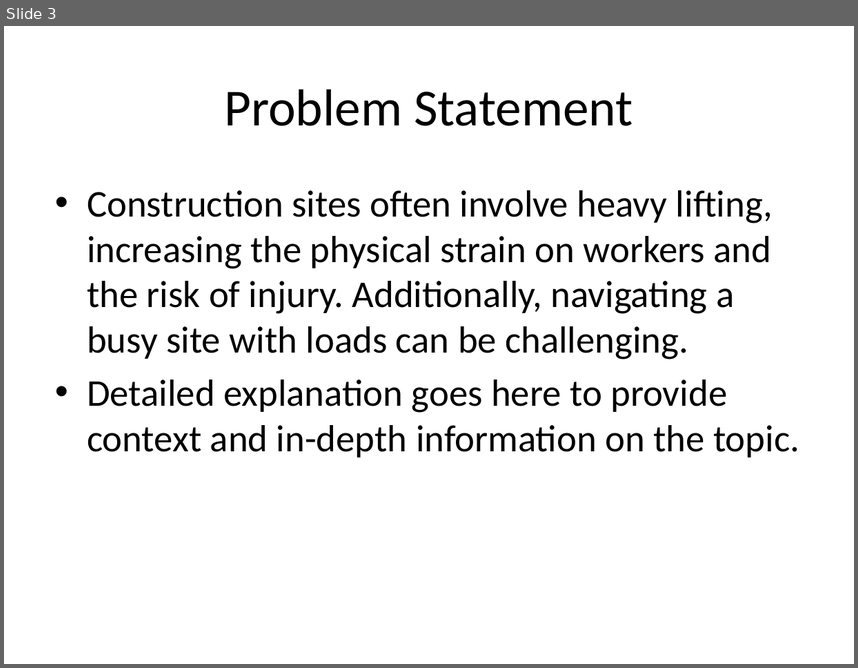
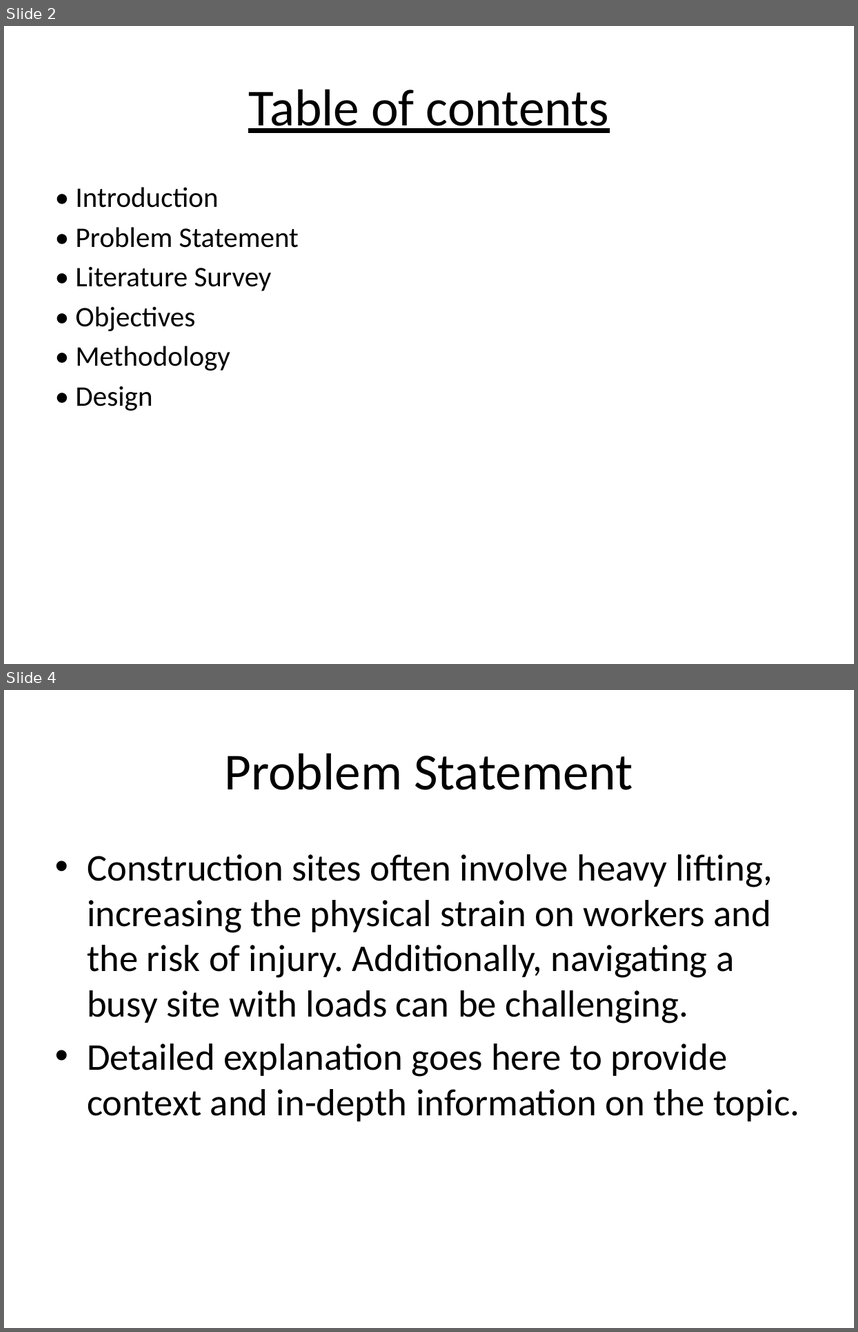
Before and after one commit to Dawn-Of-Justice/ACAV, a slide deck: MiniProj.pptx. Shown one above the other, each under a label of ours: slide 3 before the commit, slides 2 and 4 after it; the slides between them are not shown. The pictures are 858x668 and 858x1332 pixels, drawn with LibreOffice and Linux fonts; fonts in the diff are those of the drawing. Boxes give left, top, right and bottom in pixels: in the first picture for what was removed or moved away, otherwise in the second. Text is boxed around its words. In the diff, an @@ line names an element or a change of style, - is before the commit and + after.

```diff
--- a/MiniProj.pptx
+++ b/MiniProj.pptx
@@ slide 2 added at box(4, 26, 854, 664), background #FFFFFF @@
@@ title added at box(248, 89, 609, 133), 44 pt, text #000000, underline @@
+Table of contents
@@ text added at box(76, 187, 299, 410), 24 pt, text #000000 @@
+• Introduction
+• Problem Statement
+• Literature Survey
+• Objectives
+• Methodology
+• Design
@@ what was slide 3 is now slide 4 @@
```
Also in this commit, not shown: 3 slides changed, 1 other file.
